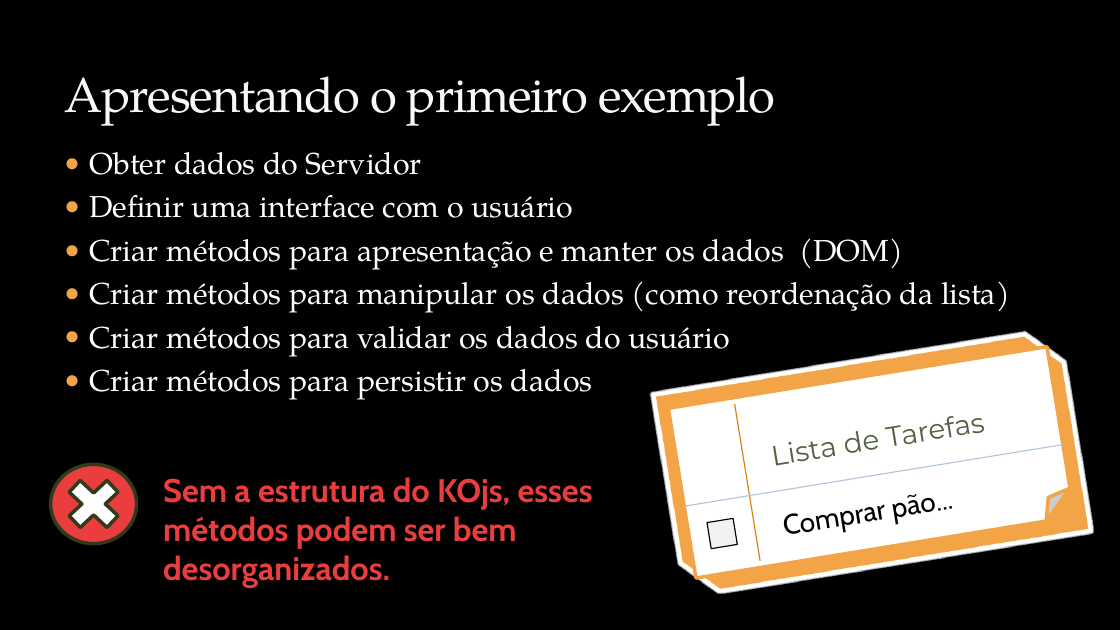
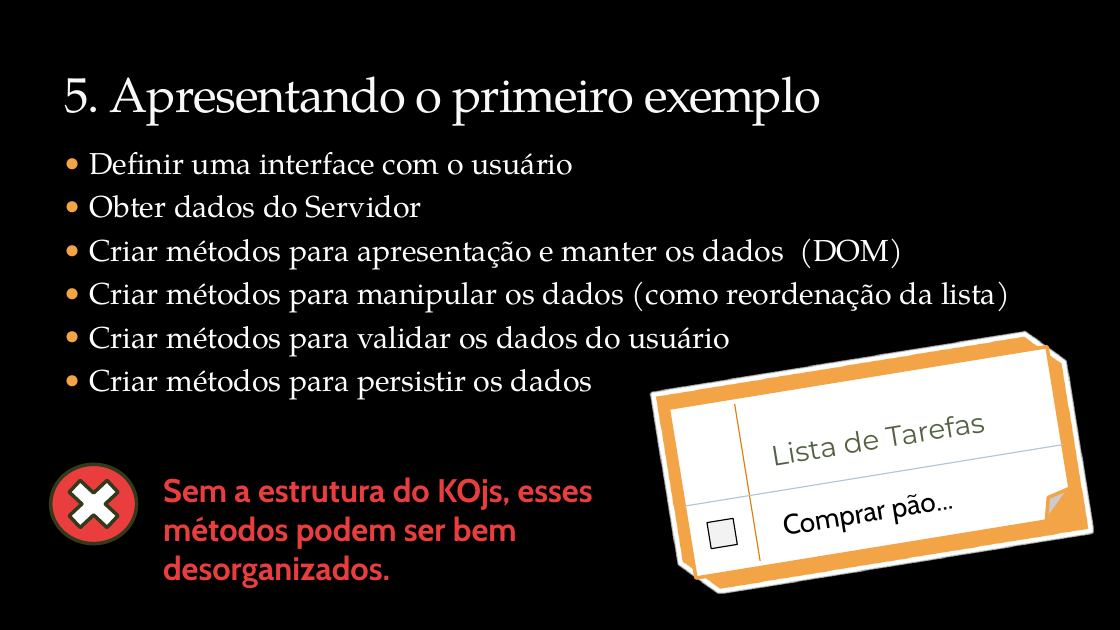
Before and after one commit to rodrigolessa/Sample.Kadastro.Knockout, a slide deck: slide 12 of Apresentacao.Knockout.JS/Knockout.JS.2014.04.pptx (slide 10 before the commit). Drawn at 1120x630 pixels with LibreOffice and Linux fonts; fonts in the diff are those of the drawing; background and template pictures are left out. Boxes give left, top, right and bottom in pixels: in the first picture for what was removed or moved away, otherwise in the second. Text is boxed around its words. In the diff, an @@ line names an element or a change of style, - is before the commit and + after.

```diff
--- a/Apresentacao.Knockout.JS/Knockout.JS.2014.04.pptx
+++ b/Apresentacao.Knockout.JS/Knockout.JS.2014.04.pptx
@@ title at (64,76,821,126): text changed @@
-Apresentando o primeiro exemplo
+5. Apresentando o primeiro exemplo
@@ text at (89,152,573,175): paragraph added @@
+● Definir uma interface com o usuário
@@ text at (89,195,573,218): paragraph removed @@
-● Definir uma interface com o usuário
```
Also in this commit, not shown: 10 other slides changed, 3 slides added, 3 other files.
